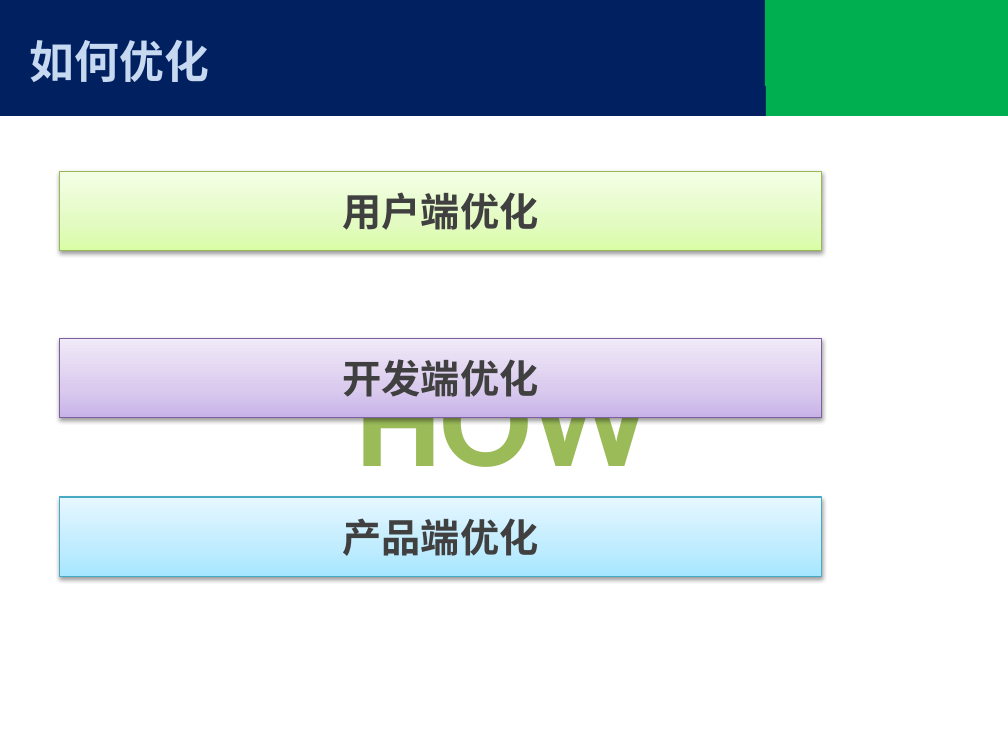
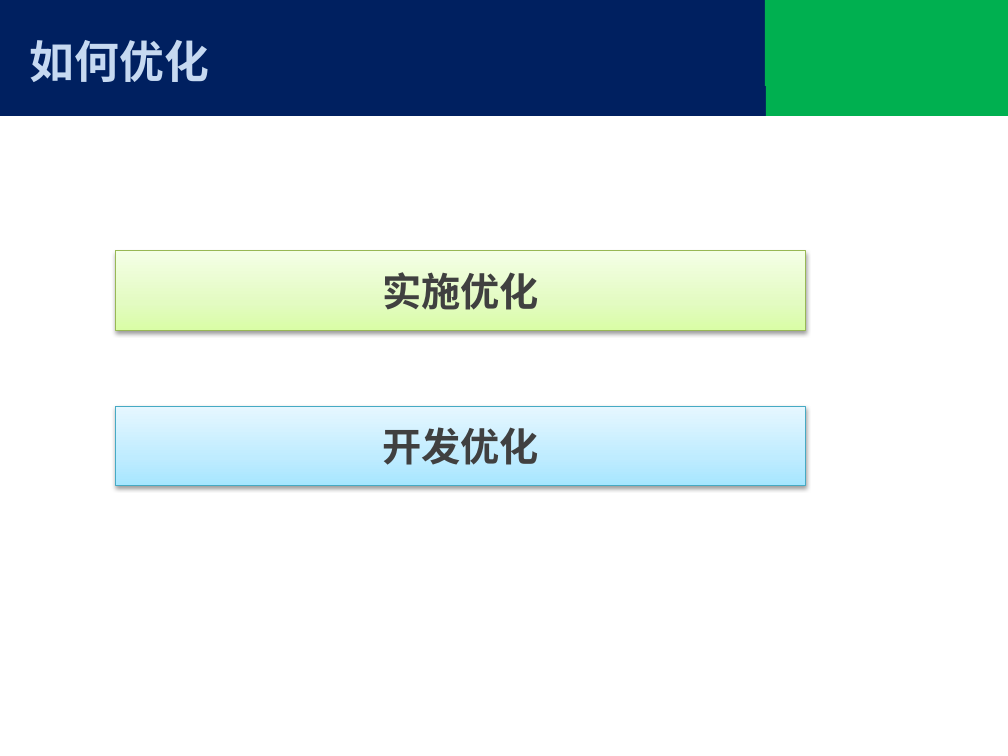
Before and after one commit to tjx222/javatrain, a slide deck: slide 7 of 前端优化.pptx (slide 5 before the commit). Drawn at 1008x756 pixels with LibreOffice and Linux fonts; fonts in the diff are those of the drawing; background and template pictures are left out. Boxes give left, top, right and bottom in pixels: in the first picture for what was removed or moved away, otherwise in the second. Text is boxed around its words. In the diff, an @@ line names an element or a change of style, - is before the commit and + after.

```diff
--- a/前端优化.pptx
+++ b/前端优化.pptx
@@ rectangle "实施优化": place and size @@
-rectangle "实施优化" at (59,171,822,251)
+rectangle "实施优化" at (115,251,805,331)
@@ text in rectangle at (382,272,539,310): text changed @@
-用户端优化
+实施优化
@@ rectangle removed at (59,339,822,418) @@
-开发端优化
@@ text removed at (356,359,652,498) @@
-HOW
@@ rectangle "开发优化": place and size @@
-rectangle "开发优化" at (59,497,822,577)
+rectangle "开发优化" at (115,406,805,486)
@@ text in rectangle at (382,427,539,465): text changed @@
-产品端优化
+开发优化
```
Also in this commit, not shown: 6 other slides changed, 2 slides added.
